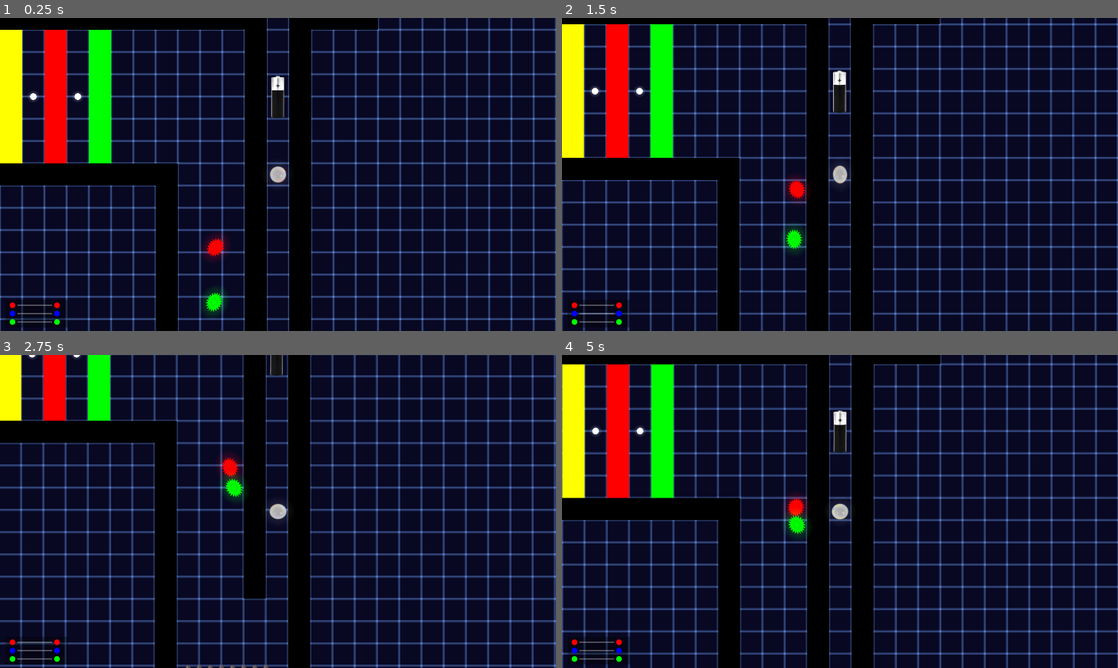
Above: before the commit, frames 1-4 (two rows, left to right).
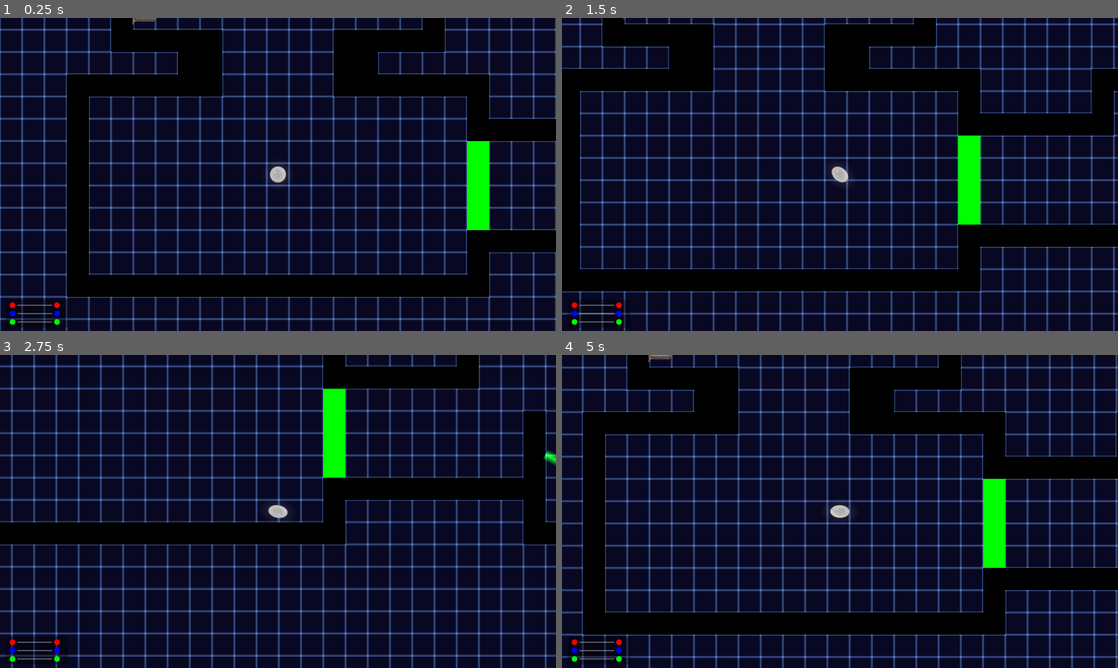
Above: after the commit, the same moments.

Repository: RianShinozaki/ColorBubbleGame
Game: Godot game, scene res://Maps/Level0.tscn
The game is run twice, just before and just after one commit, with the same random seed, the same clock (stepped at 60 frames per second) and the same inputs. The engine's default icon, where the game draws it, is replaced by a stand-in: a white triangle on a blue panel in a dark square.
Inputs:
- Up to frame 1 (0.25 s): no input
- Up to frame 2 (1.5 s): tap Enter (respawn) at 0.5 s; hold Right (ui_right) 0.53-1.28 s; hold Down (ui_down) from 1.28 s (still down)
- Up to frame 3 (2.75 s): release Down (ui_down) at 2.03 s; hold Right (ui_right) from 2.03 s (still down)
- Up to frame 4 (5 s): release Right (ui_right) at 2.78 s; hold Up (ui_up) 2.78-3.53 s; hold Left (ui_left) from 3.53 s (still down)

The runs differ from the first frame. In frame 1, 37% of the frame differs, in the area x 0-100%, y 0-100%; in frame 2, 46%; in frame 3, 50%; in frame 4, 56%.

Commit message:
Oops bubble in wrong place

Diff:
--- a/Maps/Level0.tscn
+++ b/Maps/Level0.tscn
@@ -97,7 +97,7 @@
 line_color = Color(0.4499566, 0.6627397, 0.9294866, 0.18431373)
 
 [node name="TileMapLayer" type="TileMapLayer" parent="."]
-tile_map_data = PackedByteArray("AAAPAAYAAAAAAAAAAAAOAAYAAAA …(10031 unchanged characters)… AAAAAAAAA7AP//AAAAAAAAAABFAP//AAAAAAAAAAA=")
+tile_map_data = PackedByteArray("AAAPAAYAAAAAAAAAAAAOAAYAAAA …(10031 unchanged characters)… AAAAAAAAA7AP//AAAAAAAAAABFAP//AAAAAAAAAADw//v/AAAAAAAAAAA=")
 tile_set = SubResource("TileSet_qbg5b")
 
 [node name="ColorLegend" parent="." instance=ExtResource("7_81ri6")]
@@ -542,7 +542,7 @@
 position = Vector2(3328, -2048)
 
 [node name="PlayerBubble" parent="." instance=ExtResource("3_pgo3x")]
-position = Vector2(4128, 1120)
+position = Vector2(416, 96)
 collision_mask = 1793
 
 [node name="WeenieBubble" parent="." instance=ExtResource("12_pgo3x")]
